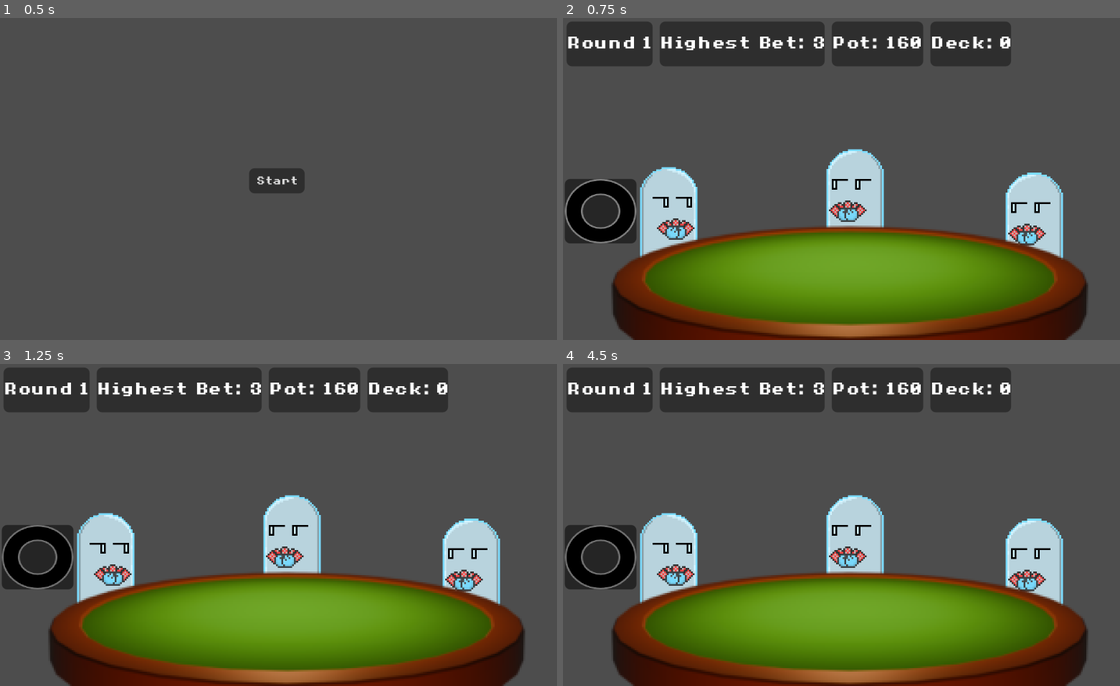
Above: before the commit, frames 1-4 (two rows, left to right).
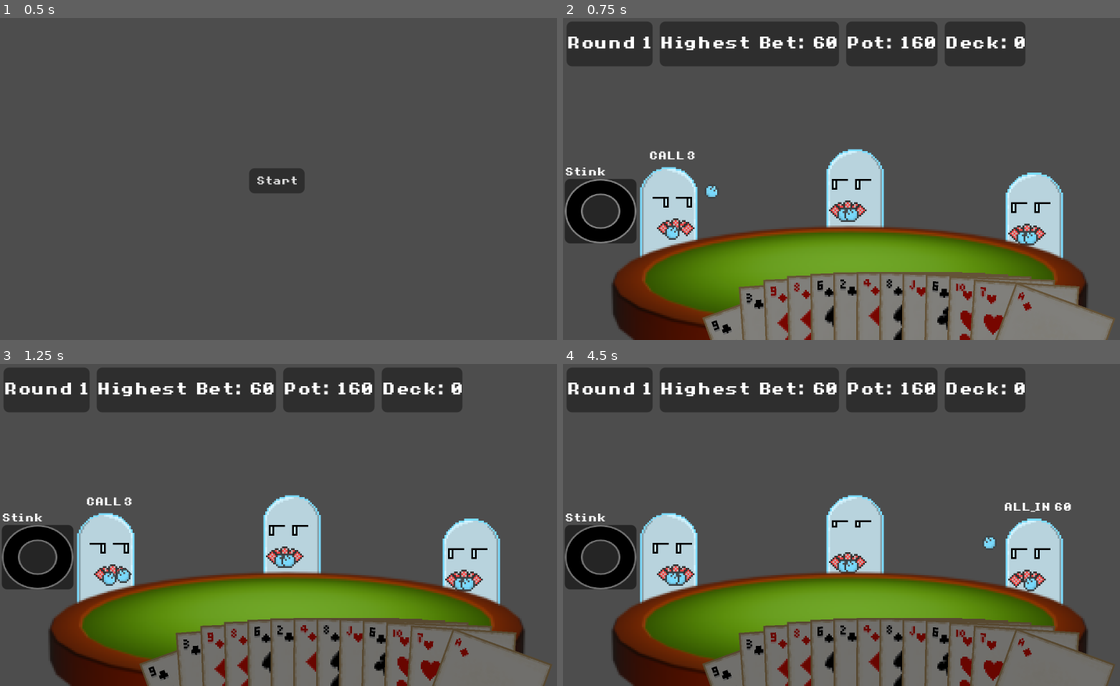
Above: after the commit, the same moments.

Repository: tofimega/ghost-poker
Game: Godot game, scene res://scenes/title_menu/hud/title_menu_hud.tscn
Two runs of this game, one before a commit and one after it. Both use one fixed random seed, a clock stepped at 60 frames per second and the inputs below.
Inputs (mouse positions are in pixels of both pictures, inside the frame that each line leads up to):
- Up to frame 1 (0.5 s): no input
- Up to frame 2 (0.75 s): click "Start" at 0.5 s
- Up to frame 3 (1.25 s): no input
- Up to frame 4 (4.5 s): move the mouse to (975, 508) at 1.27 s; tap Enter at 2 s; move the mouse to (735, 541) at 2.02 s; tap Space at 2.75 s; move the mouse to (908, 454) at 2.77 s; move the mouse to (819, 589) at 3.52 s; move the mouse to (1019, 573) at 4.27 s

Frame 1 is identical in both runs. In frame 2, 15% of the frame differs, in the area x 0-99%, y 1-100%; in frame 3, 15%; in frame 4, 16%, in the area x 0-100%, y 1-100%.
Error before the commit: Invalid access to property or key 'player_bet' on a base object of type 'Node (poker_engine.gd)'. (res://scenes/sprites/ghost_sprite.gd:13)

Commit message:
more progress

Diff:
--- a/scenes/game_scene/game_scene.gd
+++ b/scenes/game_scene/game_scene.gd
@@ -18,22 +18,22 @@
 
 
 func _ready() -> void:
-
 	for s: int in Card.Suit.values():
 		for r: int in Card.Rank.values():
 			CardHUD.get_texture(s,r)
 	hud.toggle_hud(false)
 	card_back.visible=false
 	card_back_pos=card_back.global_position
-	PokerEngine.new_game()
-	hud.update()
+	#hud.update()
+	#hud.toggle_hud(true)
 	target_selector.toggle_selection.connect(_highlight_all)
 	target_selector.target_hovered.connect(_toggle_highlight.bind(true))
 	target_selector.target_out.connect(_toggle_highlight.bind(false))
-	PokerEngine.game_over.connect(func(a,v):
-		await get_tree().create_timer(3).timeout
-		CardHUD.unload_textures()
-		get_tree().change_scene_to_file("res://scenes/title_menu/hud/title_menu_hud.tscn"))
+	PokerEngine.new_game()
+	#PokerEngine.game_over.connect(func(a,v):
+		#await get_tree().create_timer(3).timeout
+		#CardHUD.unload_textures()
+		#get_tree().change_scene_to_file("res://scenes/title_menu/hud/title_menu_hud.tscn"))
 
 
 func _highlight_all(on: bool)->void:
@@ -57,7 +57,8 @@
 
 func update_scene_state(changes: Array[LoggedAction])->void:
 	assert(_changes.is_empty())
-	_changes = changes
+	hud.update()
+	_changes = changes.duplicate()
 	_changes.reverse()
 	_next_action.connect(_update_scene_state)
 	_update_scene_state()
@@ -66,7 +67,8 @@
 func _update_scene_state()->void:
 	if _changes.is_empty():
 		_next_action.disconnect(_update_scene_state)
-		return #TODO: enable HUD, receive & process player actions, disable HUD, front_end_updated
+		FrontendManager.front_end_updated.emit()
+		return
 
 	var change: LoggedAction = _changes.pop_back()
 	_playback_action(change)
@@ -79,6 +81,11 @@
 
 
 func _playback_bet(action: LBetAction)->void:
+	if action.player==0:
+		hud.display_info("ow", DISPLAY_TIME)
+		get_tree().create_timer(DISPLAY_TIME).timeout.connect(_next_action.emit, CONNECT_ONE_SHOT)
+		return
+
 	var sprite: GhostSprite = get_sprite(action.player)
 	sprite.display_info(str(action.bet), Color.CADET_BLUE if action.frozen else Color.WHITE)
 	var bet_mode: GhostAnim.ActionMode
@@ -92,28 +99,29 @@
 		_:
 			sprite.animation_player.idle_mode=GhostAnim.IdleMode.DEFAULT
 			bet_mode = GhostAnim.ActionMode.BET_DEFAULT
+	sprite.animation_player.action_finished.connect(_next_action.emit, CONNECT_ONE_SHOT)
 	sprite.animation_player.do_action(GhostAnim.ActionMode.BET_FROZEN if action.frozen else bet_mode)
-	sprite.animation_player.action_finished.connect(_next_action.emit, CONNECT_ONE_SHOT)
 
 
 func _playback_cheat(action: LCheatAction)->void:
 	var sprite: GhostSprite = get_sprite(action.player)
 	sprite.display_info(action.name)
+	sprite.animation_player.action_finished.connect(func (): _playback_hurt(action), CONNECT_ONE_SHOT)
 	sprite.animation_player.do_action(GhostAnim.ActionMode.CHEAT)
-	sprite.animation_player.action_finished.connect(func (): _playback_hurt(action), CONNECT_ONE_SHOT)
 
-
+const DISPLAY_TIME: float = 0.7
 func _playback_hurt(action: LCheatAction)->void:
 	match action.name:
-		"clairvayance", "stink":
+		"clairvoyance", "stink":
 			if action.target == 0:
-				await hud.display_info("ow")
-				_next_action.emit()
+				hud.display_info("ow", DISPLAY_TIME)
+				get_tree().create_timer(DISPLAY_TIME).timeout.connect(_next_action.emit, CONNECT_ONE_SHOT)
 			else:
 				var sprite: GhostSprite = get_sprite(action.target)
+				sprite.animation_player.action_finished.connect(_next_action.emit, CONNECT_ONE_SHOT)
 				sprite.animation_player.do_action(GhostAnim.ActionMode.HURT)
-				sprite.animation_player.action_finished.connect(_next_action.emit, CONNECT_ONE_SHOT)
 		_: _next_action.emit()
+
 
 func get_sprite(player: int)->GhostSprite:
 	match player:
@@ -137,3 +145,30 @@
 	await move_tween.finished
 	hud.update()
 	card_back.visible=false
+
+
+#func __select_target_for_cheat()->void:
+	#if player.cheat.charge<1: return
+	#var target: int = -1
+	#if player.cheat.offense:
+		#var selector: TargetSelector = FrontendManager.get_selector()
+		#selector._toggle_selection(true)
+		#selector.target_selected.connect(target_selected)
+#
+#
+#func target_selected(target: int)->void:
+	#target = selector.current_target
+	#selector._toggle_selection(false)
+#
+	#_use_cheat(target)
+	#PokerEngine.start_flinch.emit(target)
+	#FrontendManager.get_hud().update()
+#
+
+#func __send_bet(bet: Bet) -> Bet:
+	#FrontendManager.get_hud().toggle_hud(false)
+	# send bet
+	#GlobalLogger.log_text("Player "+str(player.id)+" made bet: "+bet.Type.find_key(bet.type)+" "+str(bet.amount))
+	#PokerEngine.player_bet.emit(player.id, bet)
+	#FrontendManager.get_hud().update()
+	#return bet
--- a/scenes/hud/hud.gd
+++ b/scenes/hud/hud.gd
@@ -26,19 +26,21 @@
 	target_hand.visible=false
 	bet_label.visible=false
 	showdown_label.visible=false
-	PokerEngine.next_player.connect(func(a): update())
-	PokerEngine.round_over.connect(update)
-	PokerEngine.game_over.connect(_display_winner)
-	PokerEngine.deck_empty.connect(update)
-	PokerEngine.player_bet.connect(_show_bet)
-	PokerEngine.s_showdown.connect(_show_down)
-	PokerEngine.start_flinch.connect(flinch)
+	#PokerEngine.next_player.connect(func(a): update())
+	#PokerEngine.round_over.connect(update)
+	#PokerEngine.game_over.connect(_display_winner)
+	#PokerEngine.deck_empty.connect(update)
+	#PokerEngine.player_bet.connect(_show_bet)
+	#PokerEngine.s_showdown.connect(_show_down)
+	#PokerEngine.start_flinch.connect(flinch)
 	user_input.enabled=true
+
 
 func flinch(t: int)->void:
 	if t!=0: return
 	display_info("ow")
 	PokerEngine.cont_cheat.emit()
+
 
 func show_other_hand(target: int)->void:
 	_show_hand(target_hand, target)
@@ -86,7 +88,7 @@
 	highest_bet.text="Highest Bet: "+str(PokerEngine.highest_bet)
 	round.text="Round "+str(PokerEngine.current_turn)
 	pow.modulate_progress(PokerEngine.get_player(0).cheat.charge)
-	ph_cheat_name.text=PokerEngine.get_player(0).cheat._name
+	ph_cheat_name.text=PokerEngine.get_player(0).cheat.name()
 	_show_hand(hand, 0)
 
 
--- a/scenes/sprites/ghost_animation.gd
+++ b/scenes/sprites/ghost_animation.gd
@@ -36,7 +36,12 @@
 func do_action(action: ActionMode)->void:
 	current_state = AnimationState.ACTION
 	match action:
-		_:pass
+		ActionMode.BET_DEFAULT: play("bet")
+		ActionMode.BET_ALL_IN: play("all_in")
+		ActionMode.BET_FOLD: play("fold")
+		ActionMode.CHEAT: play("bet")
+		ActionMode.HURT: play("flinch")
+		_:return
 
 
 func _on_animation_finished(anim_name: StringName) -> void:
@@ -46,7 +51,13 @@
 
 	if idle_mode == IdleMode.FOLD: return
 	if anim_name == "idle_all_in_start": return
-	timer.start(randf_range(1.5, 6))
+	_back_to_idle()
+
+func _back_to_idle()->void:
+	match idle_mode:
+		IdleMode.DEFAULT: timer.start(randf_range(1.5, 6))
+		IdleMode.ALL_IN: play("idle_all_in_start")
+		IdleMode.FOLD: return
 
 
 func _on_timer_timeout() -> void:
@@ -54,8 +65,9 @@
 
 	match idle_mode:
 		IdleMode.DEFAULT:
-			play("idle_default") if randi_range(0,1) else play("idle_"+PokerEngine.get_player(id).cheat.name().to_lower())
-		IdleMode.ALL_IN: play("idle_all_in_start")
+			if randi_range(0,1): play("idle_default")
+			else: play("idle_"+PokerEngine.get_player(id).cheat.name().to_lower())
+
 
 func _ready() -> void:
 	timer.start(randf_range(1.5, 6))
--- a/scenes/sprites/ghost_sprite.gd
+++ b/scenes/sprites/ghost_sprite.gd
@@ -7,24 +7,11 @@
 @export var id: int=-1
 @onready var label: Label = %Label
 
-var unique_anim_flag: bool = false
 
 func _ready()->void:
-	PokerEngine.player_bet.connect(play)
-	PokerEngine.player_cheat.connect(cheat)
 	animation_player.id=id
 	label.visible=false
 	label.position+=global_position
-
-
-func play(p: int, bet: Bet)->void:
-	if p != id: return
-	display_info(str(bet), Color.CADET_BLUE if PokerEngine.players[id].frozen else Color.WHITE)
-
-
-func cheat(p: int, t: int, n: String) ->void:
-	if p!=id: return
-	display_info(n)
 
 
 func display_info(text:String, color: Color = Color.WHITE, time: float=0.7)->void:
--- a/scenes/user_input/user_input.gd
+++ b/scenes/user_input/user_input.gd
@@ -1,7 +1,7 @@
 class_name UserInput
 extends Control
 
-signal user_bet(bet: Bet)
+signal user_action(action: Action)
 
 # show-only
 @onready var current_chips: Label = $VBoxContainer/HBoxContainer/ChipCount/CurrentChips
@@ -35,7 +35,7 @@
 
 
 func _on_fold_pressed() -> void:
-	user_bet.emit(Bet.new(0,Bet.Type.FOLD))
+	user_action.emit(BetAction.new(Bet.new(0, Bet.Type.FOLD)))
 
 
 func _on_bet_pressed() -> void:
@@ -49,7 +49,8 @@
 	if bet==PokerEngine.players[player_id].chips: rt = Bet.new(bet, Bet.Type.ALL_IN)
 	elif bet > PokerEngine.highest_bet: rt = Bet.new(bet, Bet.Type.RAISE)
 	else: rt = Bet.new(bet, Bet.Type.CALL)
-	user_bet.emit(rt)
+
+	user_action.emit(BetAction.new(rt))
 
 
 func _on_bet_amount_value_changed(value: float) -> void:
--- a/scripts/cheat/cheat.gd
+++ b/scripts/cheat/cheat.gd
@@ -10,7 +10,7 @@
 var player: int = -1:
 	set(p):
 		assert(p in PokerEngine.players.keys())
-		PokerEngine.player_bet.connect(_boost_charge)
+#		PokerEngine.player_bet.connect(_boost_charge)
 		player=p
 
 func offense()->bool: return true
--- a/scripts/data/player_action/action_bet.gd
+++ b/scripts/data/player_action/action_bet.gd
@@ -3,6 +3,9 @@
 
 var _bet: Bet
 
+func _init(bet: Bet)->void:
+	_bet=bet
+
 func do_action()->void:
 	var p :Player = PokerEngine.get_player(0)
 	p.last_bet= _bet
--- a/scripts/data/player_action/action_cheat.gd
+++ b/scripts/data/player_action/action_cheat.gd
@@ -1,8 +1,10 @@
 class_name CheatAction
 extends Action
 
-var target: int
+var _target: int
 
+func _init(target: int) -> void:
+	_target=target
 
 func do_action()->void:
-	PokerEngine.get_player(0).cheat.execute(target)
+	PokerEngine.get_player(0).cheat.execute(_target)
--- a/scripts/player_controller/player_controller.gd
+++ b/scripts/player_controller/player_controller.gd
@@ -98,7 +98,7 @@
 		GlobalLogger.log_text("Using cheat power...")
 		var target: int = _select_target()
 		if target <0: GlobalLogger.log_text("No available targets...")
-		else: rt*= player.cheat.computer(target)
+		else: rt*= player.cheat.execute(target)
 	GlobalLogger.log_text("Confidence after cheat: "+str(rt))
 
 	rt=clamp(rt,0,1)
--- a/scripts/player_controller/user_player_controller.gd
+++ b/scripts/player_controller/user_player_controller.gd
@@ -1,43 +1,15 @@
 class_name UserPlayerController
 extends PlayerController
 
+
 func _init(player: Player) -> void:
 	super(player)
-	FrontendManager.add_user_player_interface(player.id).user_bet.connect(_send_bet)
-	FrontendManager.get_hud().pow.button.pressed.connect(_select_target_for_cheat)
+	#FrontendManager.add_user_player_interface(player.id).user_bet.connect(_send_bet)
+	#FrontendManager.get_hud().pow.button.pressed.connect(_select_target_for_cheat)
 
 
 func use_early_cheat()->bool:
 	return false # User can't do this
-
-
-func _select_target_for_cheat()->void:
-	if player.cheat.charge<1: return
-	var target: int = -1
-	if player.cheat.offense:
-		var selector: TargetSelector = FrontendManager.get_selector()
-		selector._toggle_selection(true)
-		selector.target_selected
-		target = selector.current_target
-		selector._toggle_selection(false)
-
-	_use_cheat(target)
-	PokerEngine.start_flinch.emit(target)
-	FrontendManager.get_hud().update()
-
-
-func _use_cheat(target: int)->void:
-	player.cheat.user(target)
-
-
-func _send_bet(bet: Bet) -> Bet:
-	FrontendManager.get_hud().toggle_hud(false)
-	# send bet
-	GlobalLogger.log_text("Player "+str(player.id)+" made bet: "+bet.Type.find_key(bet.type)+" "+str(bet.amount))
-	PokerEngine.player_bet.emit(player.id, bet)
-	FrontendManager.get_hud().update()
-	return bet
-
 
 
 func bet() -> Bet:
--- a/scripts/poker_engine.gd
+++ b/scripts/poker_engine.gd
@@ -194,10 +194,12 @@
 	_process_round()
 
 func _process_round()->void:
-	while !_turn_queue.is_empty():
-		_process_queue()
+	_process_queue()
+	if _turn_queue.is_empty():
 		FrontendManager.get_game_scene().update_scene_state(action_log)
-		await FrontendManager.front_end_updated
+		return #TODO: round over, begin next round...
+	FrontendManager.front_end_updated.connect(_process_round, CONNECT_ONE_SHOT)
+	FrontendManager.get_game_scene().update_scene_state(action_log)
 
 
 func handle_user_input(user_actions: Array[Action])->void:
@@ -276,6 +278,7 @@
 	else: p.frozen=false
 
 	if highest_bet>prev_highest: _expand_turn_queue(p)
+	action_log.push_back(LBetAction.new(id, bet, p.frozen))
 
 
 func _expand_turn_queue(exclude: Player)->void:
